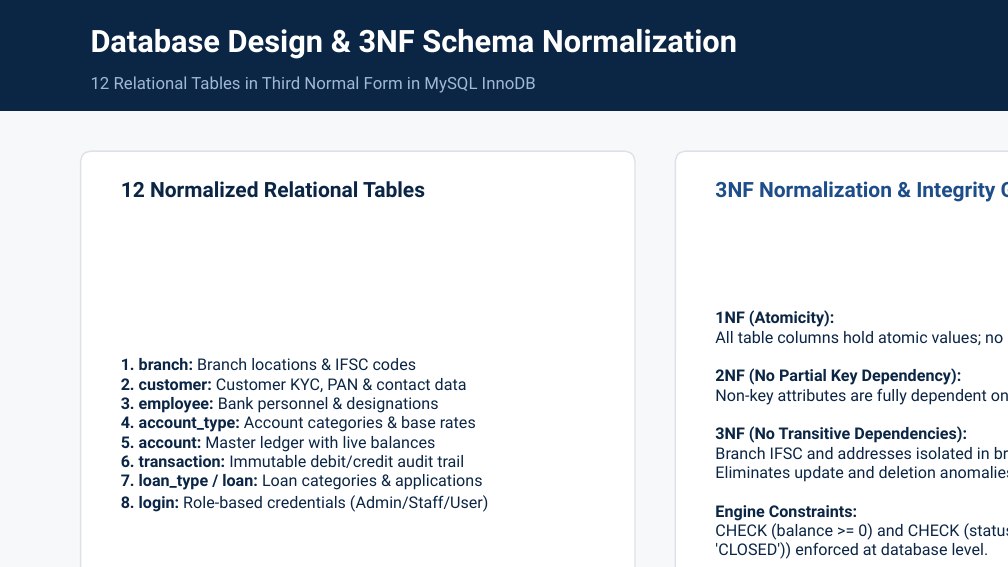
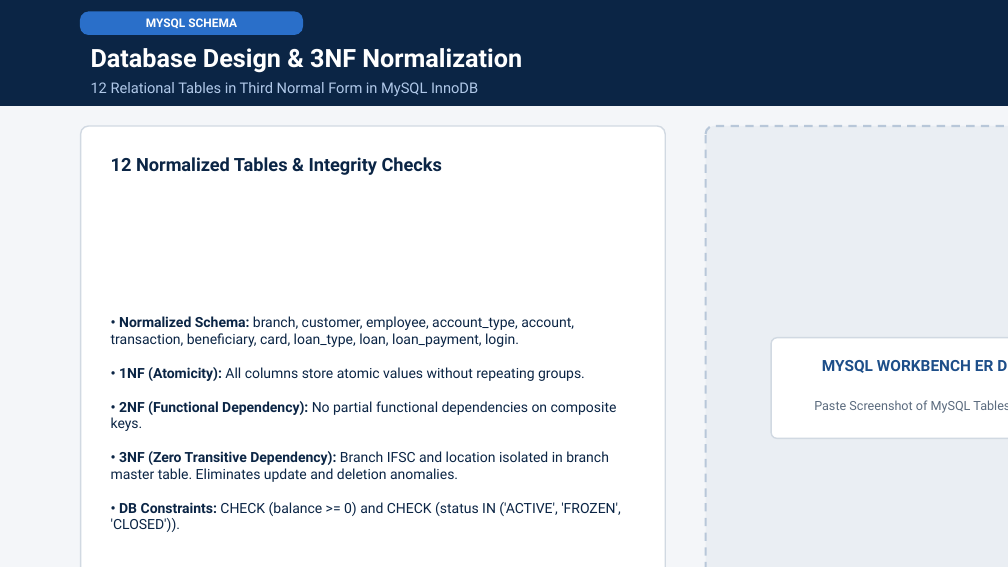
Before and after one commit to patilmanasvi/Bank-Management-System, a slide deck: slide 5 of Bank_Management_System_Presentation.pptx. Drawn at 1008x567 pixels with LibreOffice and Linux fonts; fonts in the diff are those of the drawing. Boxes give left, top, right and bottom in pixels: in the first picture for what was removed or moved away, otherwise in the second. Text is boxed around its words. In the diff, an @@ line names an element or a change of style, - is before the commit and + after.

```diff
--- a/Bank_Management_System_Presentation.pptx
+++ b/Bank_Management_System_Presentation.pptx
@@ background #F7F8FA to #F4F6F9 @@
@@ rectangle: place and size @@
-rectangle at (0, 0, 1008, 111)
+rectangle at (0, 0, 1008, 106)
@@ rounded rectangle added at (81, 12, 302, 34), fill #2A6FC9, outline #2A6FC9 1 pt @@
@@ text added at (146, 18, 237, 28), 8.5 pt, text #FFFFFF, bold @@
+MYSQL SCHEMA
@@ text at (91, 48, 522, 73): text changed; size 22 to 18 pt @@
-Database Design & 3NF Schema Normalization
+Database Design & 3NF Normalization
@@ text "12 Relational Tables in Third ..." at (91, 82, 478, 96): size 12 to 10.5 pt, text colour #A0B8D8 to #B0C8E8 @@
@@ rounded rectangle: place and size @@
-rounded rectangle at (81, 151, 635, 567)
+rounded rectangle at (81, 126, 665, 567)
@@ rounded rectangle at (81, 126, 665, 567): outline #DDE2E8 1 pt to #D1D9E2 1 pt; proportions changed @@
@@ rounded rectangle: place and size @@
-rounded rectangle at (675, 151, 1008, 567)
+rounded rectangle at (706, 126, 1008, 567)
@@ rounded rectangle at (706, 126, 1008, 567): fill #FFFFFF to #EAEEF3; outline #DDE2E8 1 pt to #B8C7D9 1.5 pt dashed; proportions changed @@
@@ text at (111, 157, 442, 175): text changed; size 15 to 13 pt @@
-12 Normalized Relational Tables
+12 Normalized Tables & Integrity Checks
@@ text removed at (715, 181, 995, 202) @@
-3NF Normalization & Integrity Guarantees
@@ text added at (111, 316, 621, 532), 10 pt, text #0B2545 @@
+• Normalized Schema: branch, customer, employee, account_type, account, transaction, beneficiary, card, loan_type, loan, loan_payment, login.
+• 1NF (Atomicity): All columns store atomic values without repeating groups.
+• 2NF (Functional Dependency): No partial functional dependencies on composite keys.
+• 3NF (Zero Transitive Dependency): Branch IFSC and location isolated in branch master table. Eliminates update and deletion anomalies.
+• DB Constraints: CHECK (balance >= 0) and CHECK (status IN ('ACTIVE', 'FROZEN', 'CLOSED')).
@@ text removed at (715, 310, 1008, 559) @@
-1NF (Atomicity):
-All table columns hold atomic values; no multi-valued attributes.
-2NF (No Partial Key Dependency):
-Non-key attributes are fully dependent on table primary keys.
-3NF (No Transitive Dependencies):
-Branch IFSC and addresses isolated in branch master table. Eliminates update and deletion anomalies.
-Engine Constraints:
-CHECK (balance >= 0) and CHECK (status IN ('ACTIVE', 'FROZEN', 'CLOSED')) enforced at database level.
@@ text removed at (121, 358, 489, 512) @@
-1. branch: Branch locations & IFSC codes
-2. customer: Customer KYC, PAN & contact data
-3. employee: Bank personnel & designations
-4. account_type: Account categories & base rates
-5. account: Master ledger with live balances
-6. transaction: Immutable debit/credit audit trail
-7. loan_type / loan: Loan categories & applications
-8. login: Role-based credentials (Admin/Staff/User)
@@ rounded rectangle added at (771, 338, 1008, 438), fill #FFFFFF, outline #D1D9E2 1 pt @@
@@ text added at (822, 360, 993, 373), 11 pt, text #1D4E89, bold @@
+MYSQL WORKBENCH ER DIAGRAM / SCHEMA
@@ text added at (814, 400, 1008, 413), 9 pt, text #5B6B7E @@
+Paste Screenshot of MySQL Tables or SHOW TABLES output
```
Also in this commit, not shown: 12 other slides changed, 2 other files.
